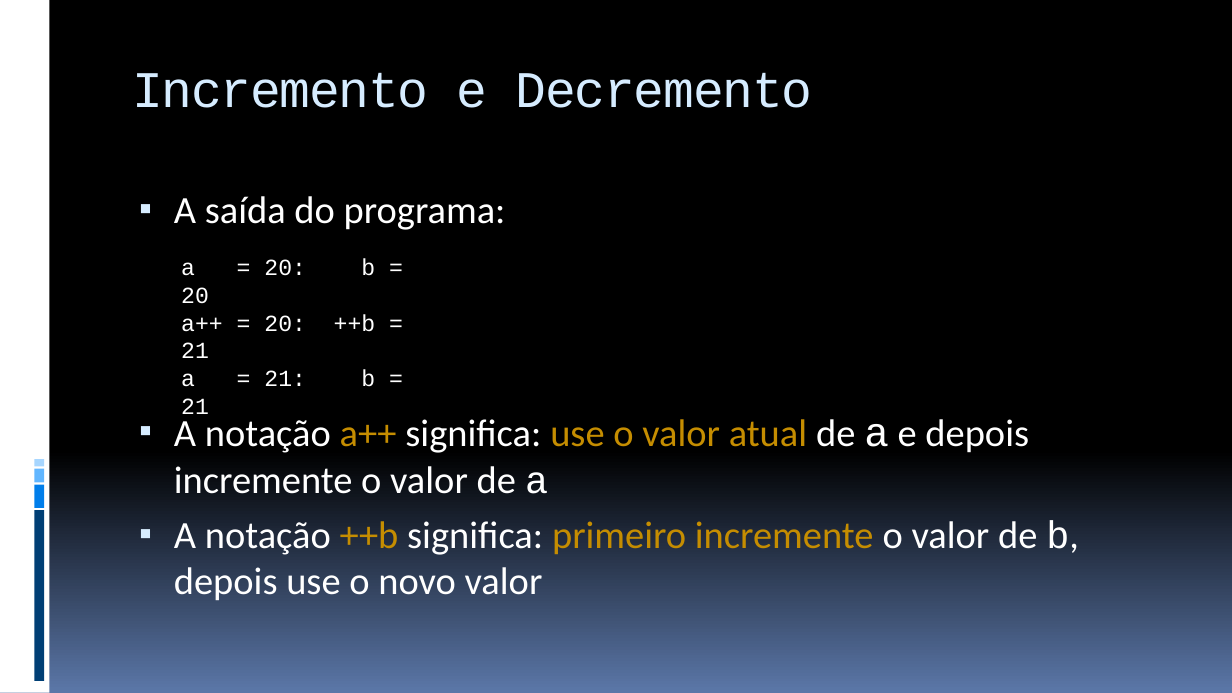
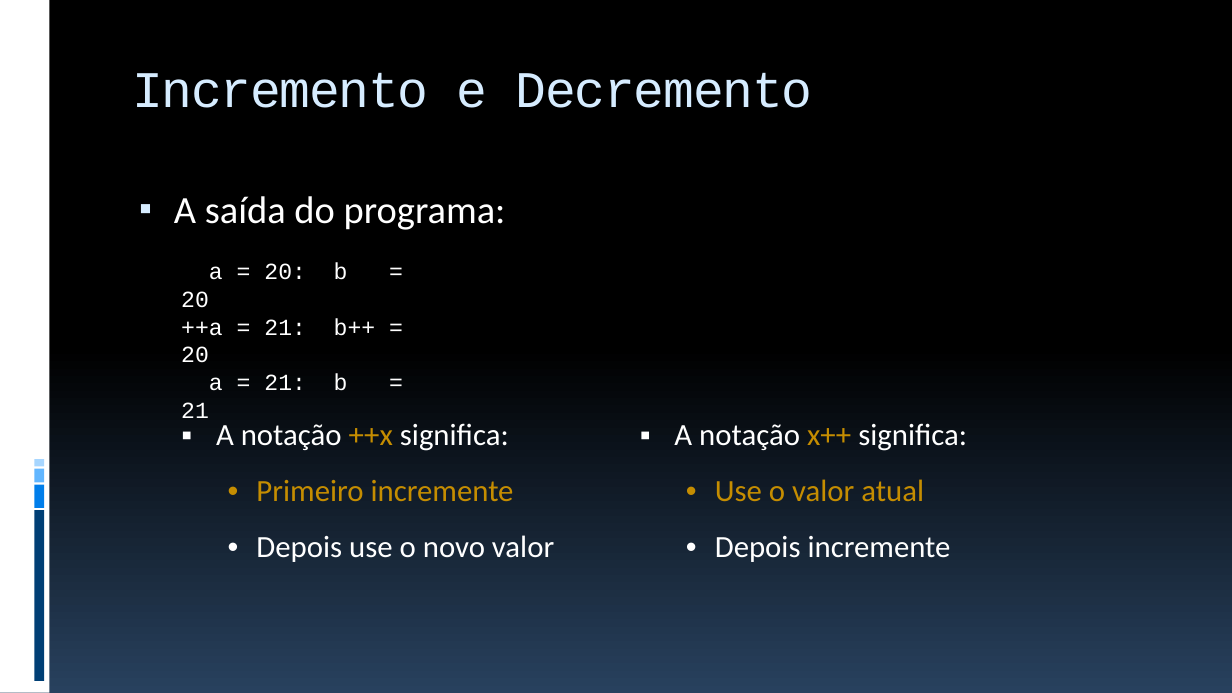
Before and after one commit to JudsonSS/ProgComp, a slide deck: slide 13 of Slides/17. Aplicações do Laço For.pptx. Drawn at 1232x693 pixels with LibreOffice and Linux fonts; fonts in the diff are those of the drawing. Boxes give left, top, right and bottom in pixels: in the first picture for what was removed or moved away, otherwise in the second. Text is boxed around its words. In the diff, an @@ line names an element or a change of style, - is before the commit and + after.

```diff
--- a/Slides/17. Aplicações do Laço For.pptx
+++ b/Slides/17. Aplicações do Laço For.pptx
@@ background gradient #000000 to #5B77A8 to gradient #000000 to #28415E @@
@@ text at (181,319,306,363): text changed @@
-a++ = 20: ++b = 21
+++a = 21: b++ = 20
@@ table added at (172,393,1089,605), 1 rows, 2 columns @@
+A notação ++x significa: / Primeiro incremente / Depois use o novo valor | A notação x++ significa: / Use o valor atual / Depois incremente
@@ text at (174,419,1079,601): paragraphs removed @@
-▪ A notação a++ significa: use o valor atual de a e depois incremente o valor de a
-▪ A notação ++b significa: primeiro incremente o valor de b, depois use o novo valor
```
Also in this commit, not shown: 27 other slides changed, 1 slide added, 8 other files.
